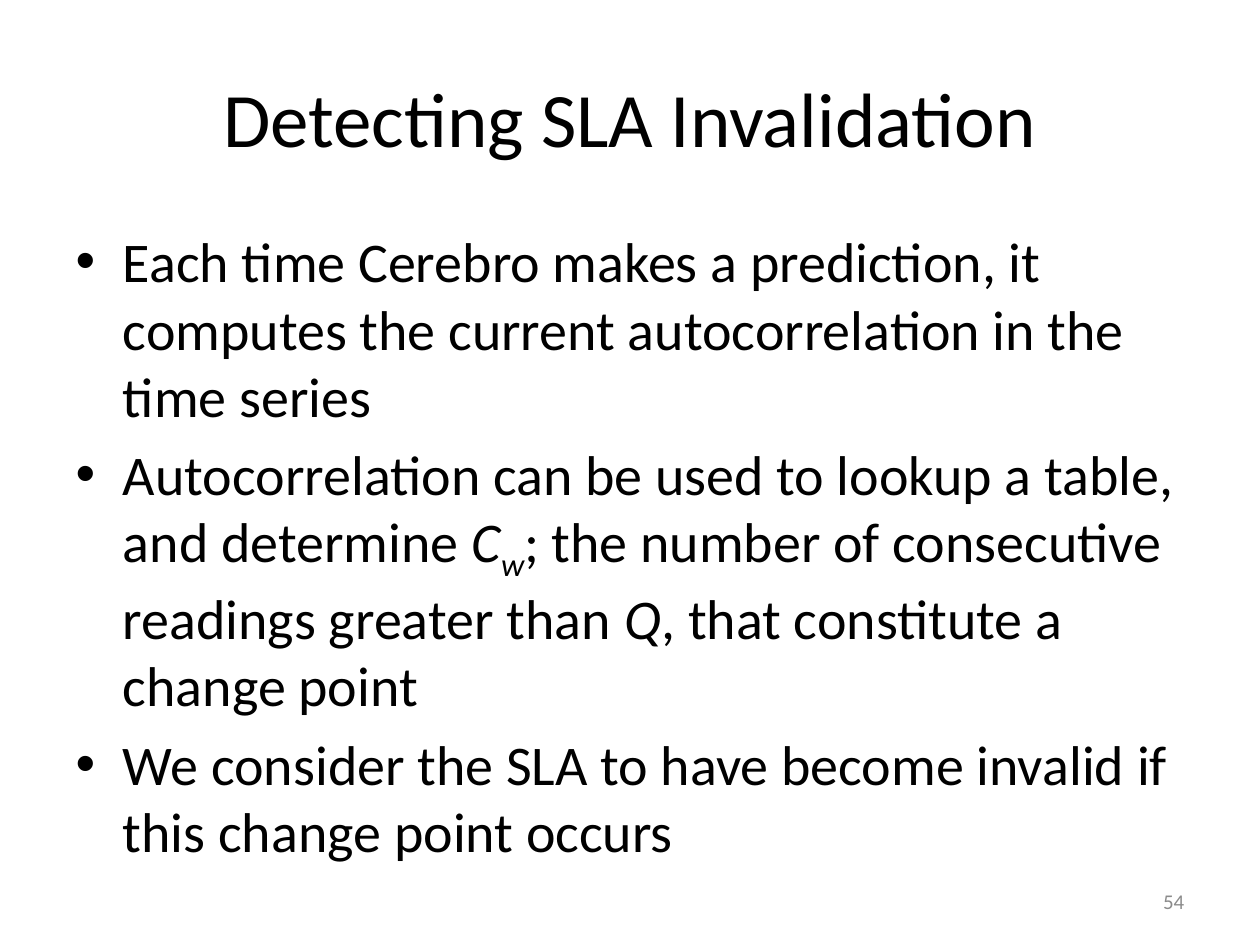
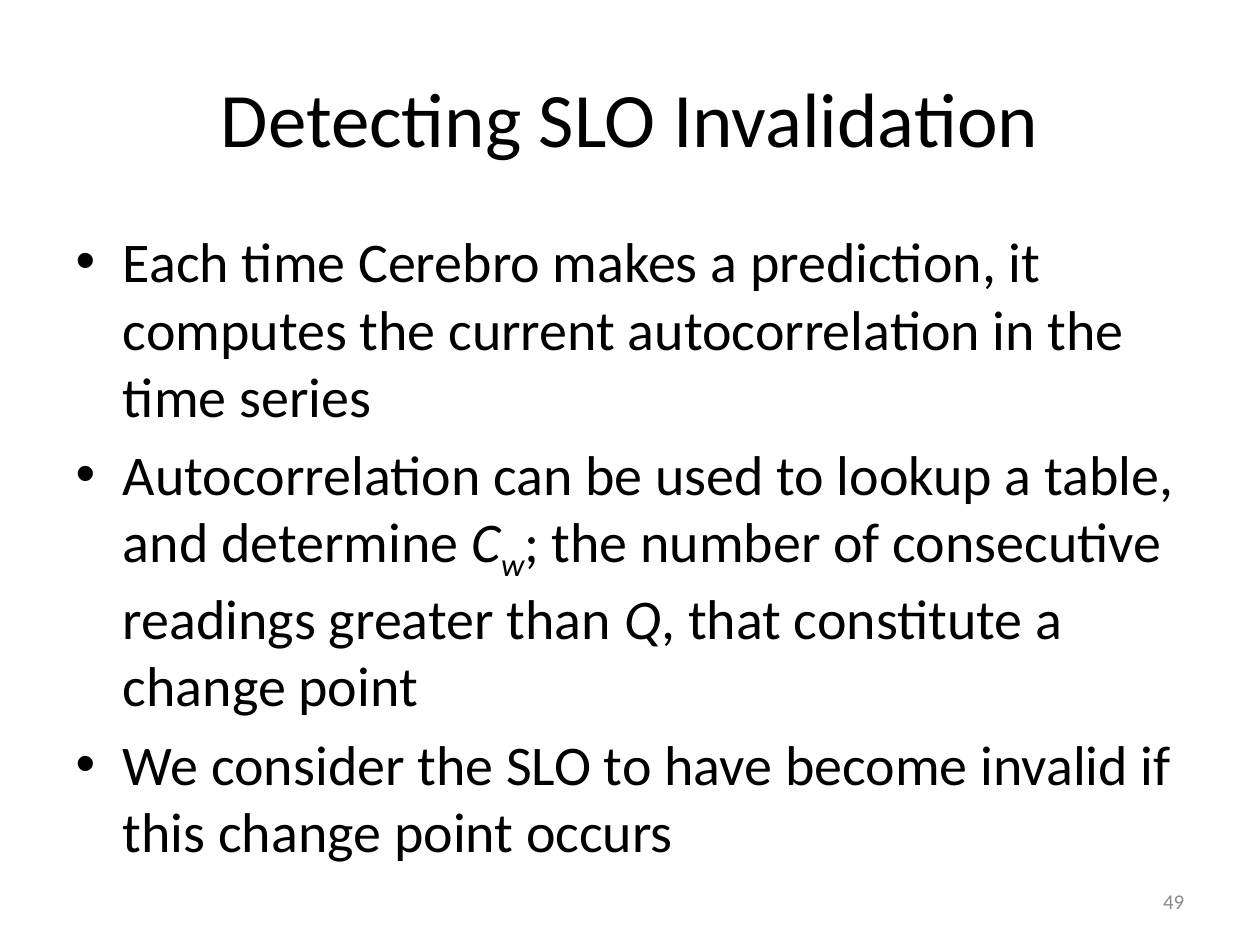
Before and after one commit to Dithn/eager-appscale, a slide deck: slide 49 of Eager/paper/dissertation/dissertation.pptx (slide 54 before the commit). Drawn at 1260x945 pixels with LibreOffice and Linux fonts; fonts in the diff are those of the drawing. Boxes give left, top, right and bottom in pixels: in the first picture for what was removed or moved away, otherwise in the second. Text is boxed around its words. In the diff, an @@ line names an element or a change of style, - is before the commit and + after.

Commit message:
Updated slides

```diff
--- a/Eager/paper/dissertation/dissertation.pptx
+++ b/Eager/paper/dissertation/dissertation.pptx
@@ title at [221, 93, 1038, 161]: text changed @@
-Detecting SLA Invalidation
+Detecting SLO Invalidation
@@ text at [123, 746, 1171, 862]: text changed @@
-• We consider the SLA to have become invalid if this change point occurs
+• We consider the SLO to have become invalid if this change point occurs
@@ page number at [1163, 895, 1184, 909]: text changed @@
-54
+49
```
Also in this commit, not shown: 8 other slides changed, 6 slides removed.
